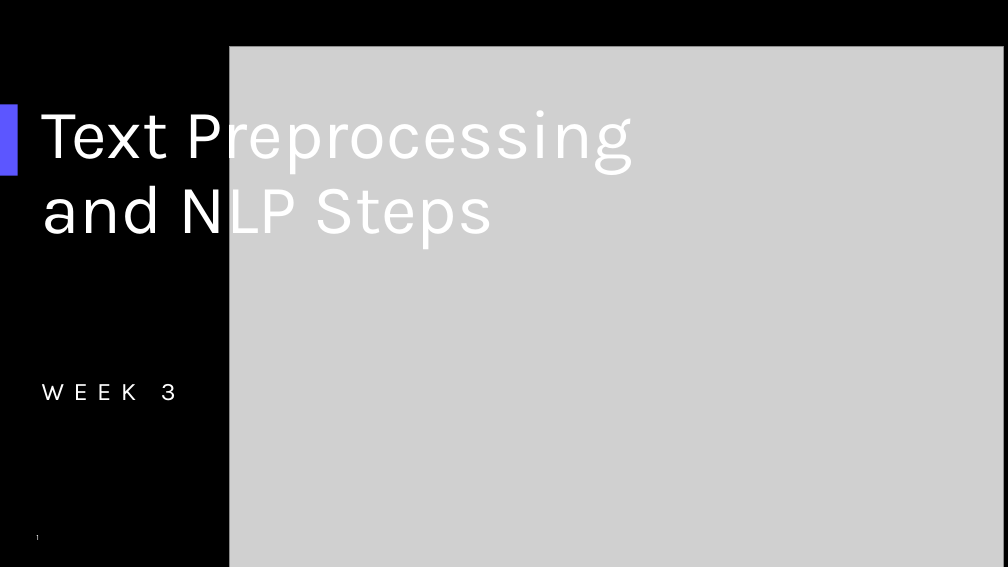
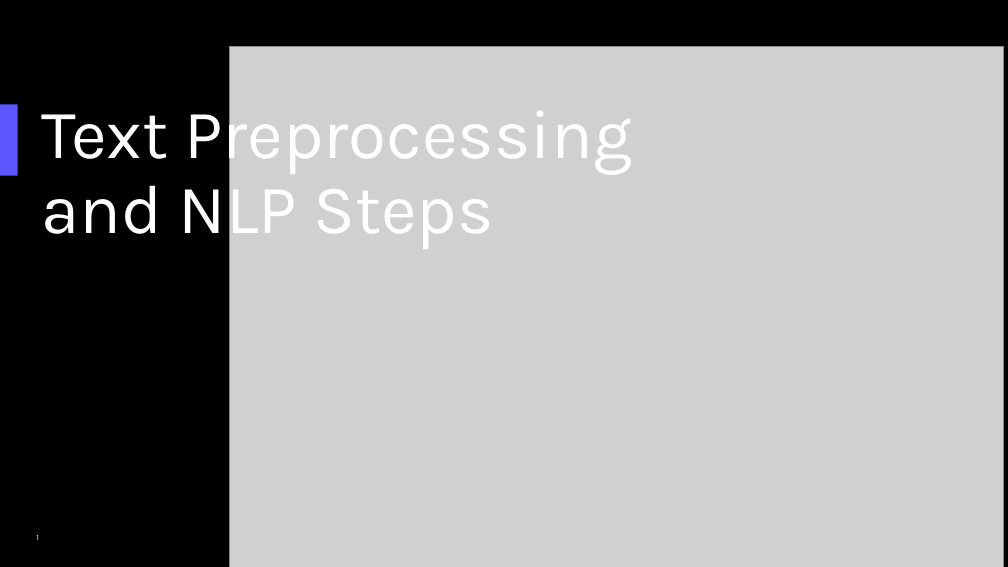
Before and after one commit to apischdo/saintpeters, a slide deck: slide 1 of NLP_Steps.pptx. Drawn at 1008x567 pixels with LibreOffice and Linux fonts; fonts in the diff are those of the drawing; grey boxes stand for pictures. Boxes give left, top, right and bottom in pixels: in the first picture for what was removed or moved away, otherwise in the second. Text is boxed around its words. In the diff, an @@ line names an element or a change of style, - is before the commit and + after.

```diff
--- a/NLP_Steps.pptx
+++ b/NLP_Steps.pptx
@@ text removed at [42,384,176,401] @@
-WEEK 3
```
Also in this commit, not shown: 10 other slides changed.
